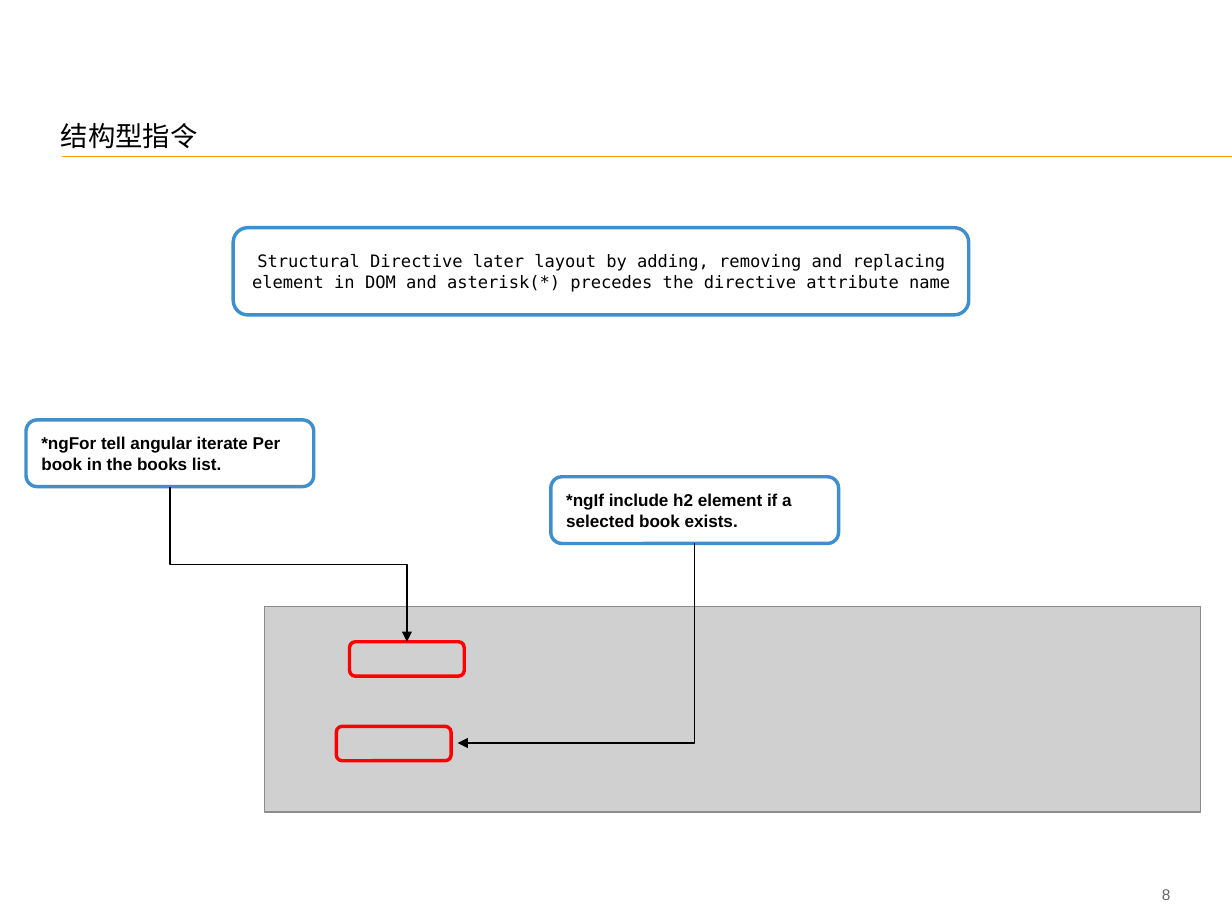
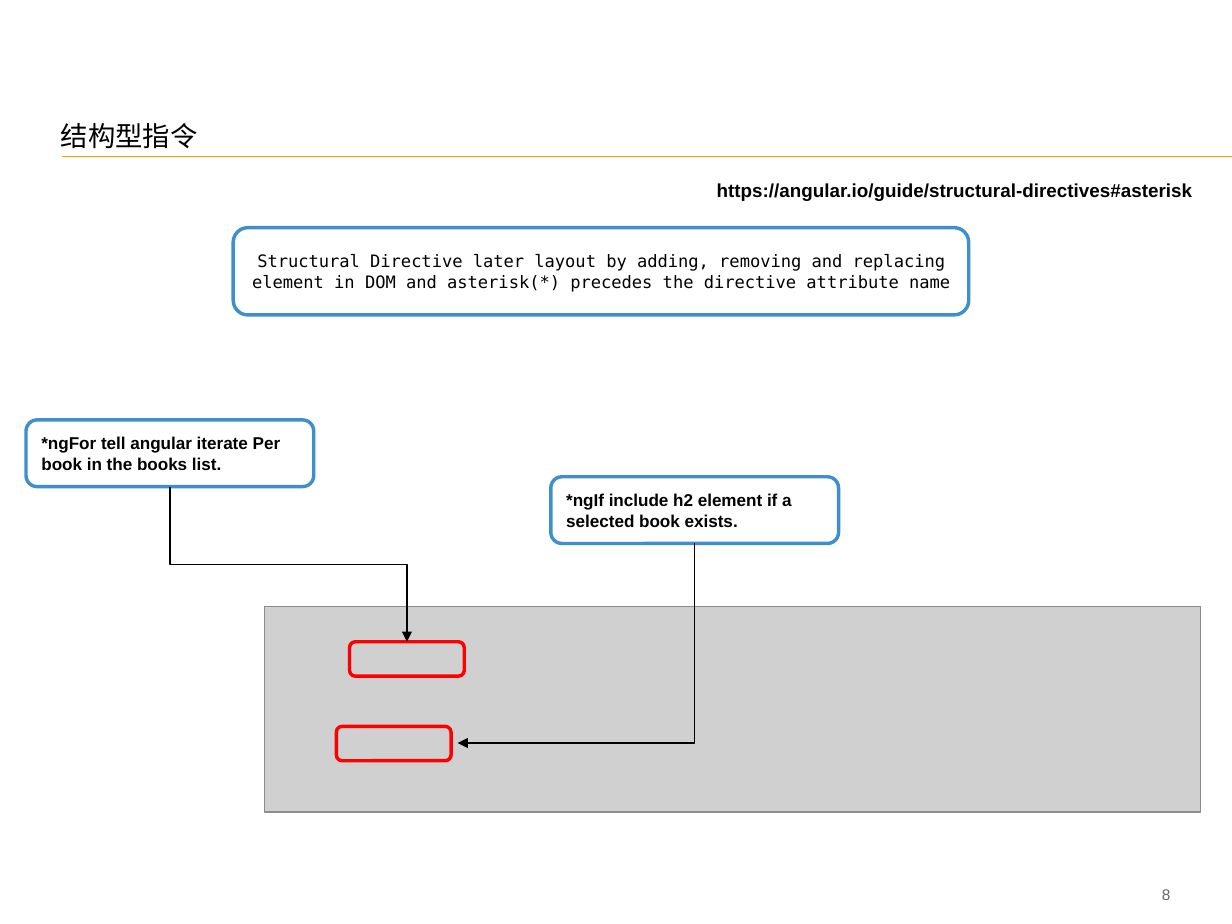
Before and after one commit to FS-Angular-Interest-Group/AngularTraining, a slide deck: slide 9 of PPT/06-Accenture-FS-Angular-Directive.pptx. Drawn at 1232x924 pixels with LibreOffice and Linux fonts; fonts in the diff are those of the drawing; grey boxes stand for pictures. Boxes give left, top, right and bottom in pixels: in the first picture for what was removed or moved away, otherwise in the second. Text is boxed around its words. In the diff, an @@ line names an element or a change of style, - is before the commit and + after.

```diff
--- a/PPT/06-Accenture-FS-Angular-Directive.pptx
+++ b/PPT/06-Accenture-FS-Angular-Directive.pptx
@@ text added at bbox=[717, 183, 1192, 201], 11 pt, text #000000, bold @@
+https://angular.io/guide/structural-directives#asterisk
```
Also in this commit, not shown: 3 other slides changed, 13 other files.
